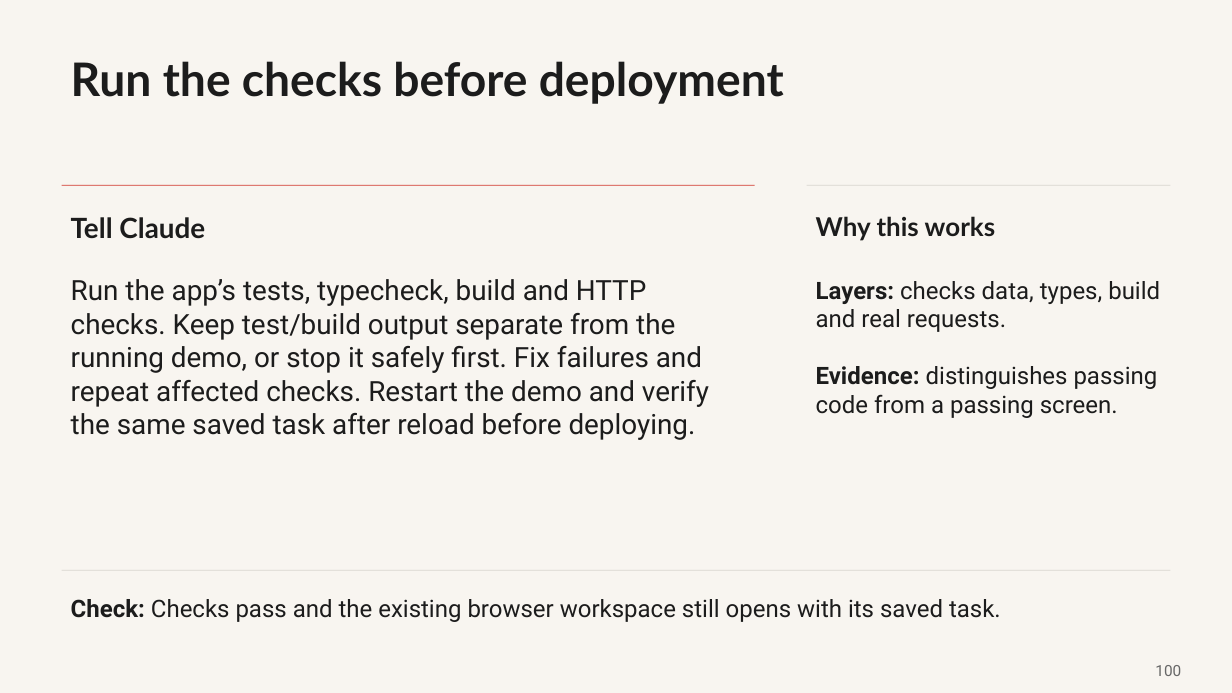
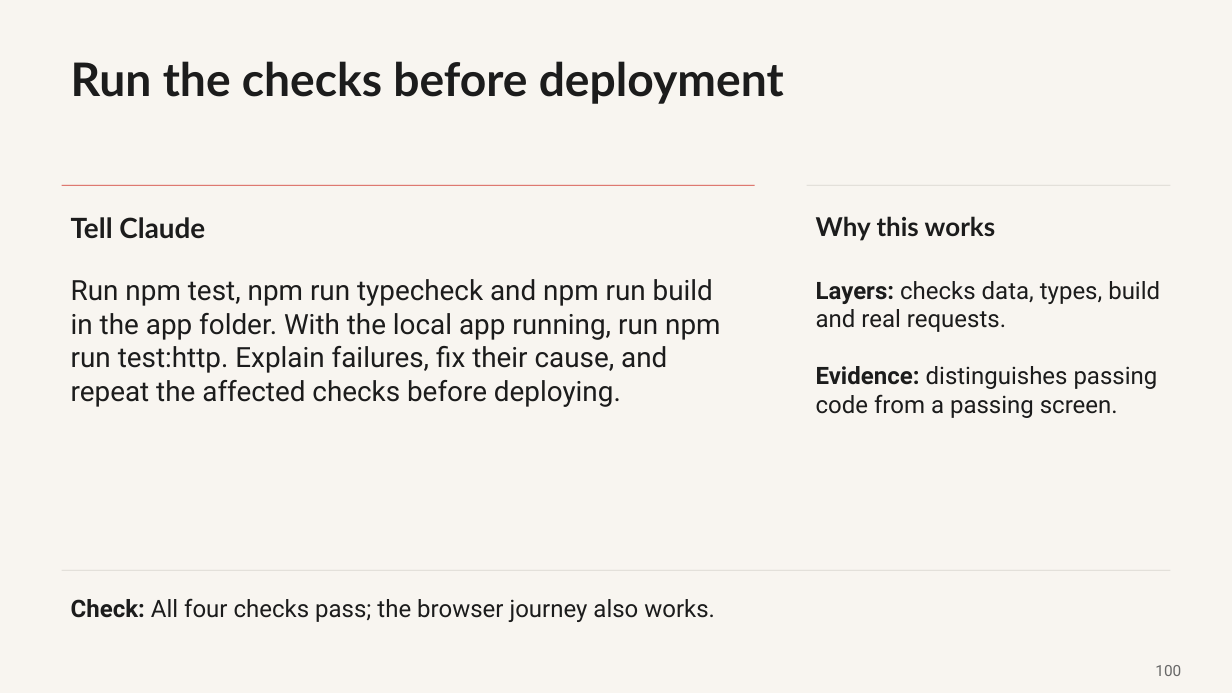
Before and after one commit to promptadvisers/claude-code-next-steps, a slide deck: slide 100 of slides/ClientDesk_Course_End_to_End.pptx. Drawn at 1232x693 pixels with LibreOffice and Linux fonts; fonts in the diff are those of the drawing. Boxes give left, top, right and bottom in pixels: in the first picture for what was removed or moved away, otherwise in the second. Text is boxed around its words. In the diff, an @@ line names an element or a change of style, - is before the commit and + after.

```diff
--- a/slides/ClientDesk_Course_End_to_End.pptx
+++ b/slides/ClientDesk_Course_End_to_End.pptx
@@ text at box(71, 279, 720, 407): text changed @@
-Run the app’s tests, typecheck, build and HTTP checks. Keep test/build output separate from the running demo, or stop it safely first. Fix failures and repeat affected checks. Restart the demo and verify the same saved task after reload before deploying.
+Run npm test, npm run typecheck and npm run build in the app folder. With the local app running, run npm run test:http. Explain failures, fix their cause, and repeat the affected checks before deploying.
@@ text at box(71, 598, 715, 622): text changed @@
-Check: Checks pass and the existing browser workspace still opens with its saved task.
+Check: All four checks pass; the browser journey also works.
```
Also in this commit, not shown: 11 other slides changed, 3 other files.
